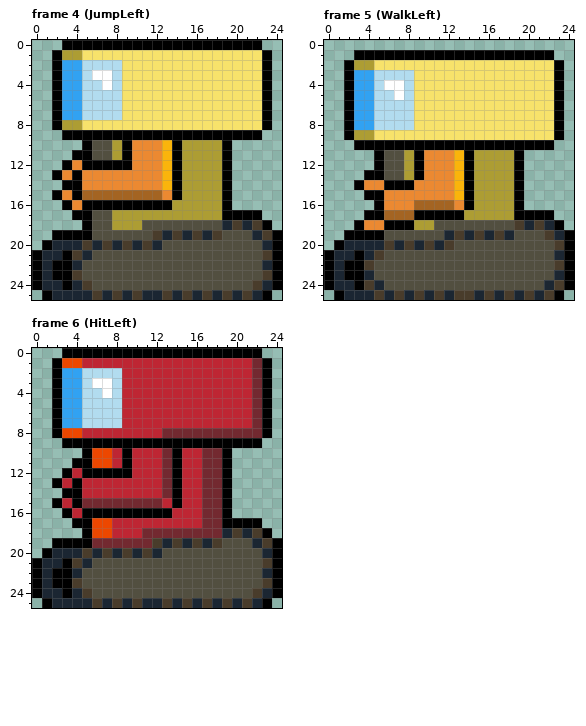
Pixel-art file -- assets/roller-robot.aseprite. The picture above was drawn from the file before the commit.
25x26 pixels, 6 frames. Shown: frame 4 (JumpLeft), frame 5 (WalkLeft), frame 6 (HitLeft).
And afterwards:
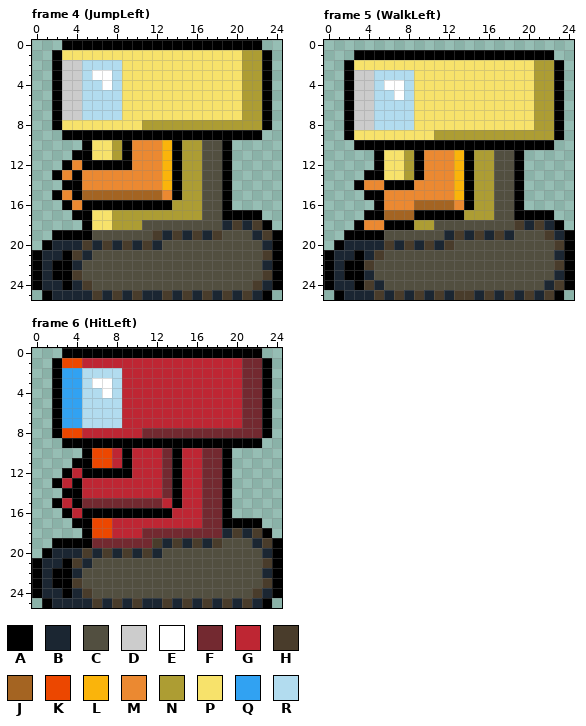
Palette (. is transparent): A #000000  B #1b2632  C #524f40  D #cccccc  E #ffffff  F #732930  G #be2633  H #493c2b  J #a46422  K #ec4700  L #fab40b  M #eb8931  N #ad9d33  P #f7e26b  Q #31a2f2  R #b2dcef
Log entry: Hit image for roller bot Screen shake for roller bot
What changed:
Changed rows in their new state; - is an unchanged pixel.
Frame 4 (JumpLeft), layer "Body":
first column x 3:
 1 PP----------------NN
 2 DD----------------NN
 3 DD----------------NN
 4 DD----------------NN
 5 DD----------------NN
 6 DD----------------NN
 7 DD----------------NN
 8 PP------NNNNNNNNNNNN
10 ---PP---------CC----
11 ---PP---------CC----
12 --------------CC----
13 --------------CC----
14 --------------CC----
15 --------------CC----
16 --------------CC----
17 ---PP---------CC----
18 ---PP---------------
Frame 5 (WalkLeft), layer "Body":
first column x 3:
 2 PP----------------NN
 3 DD----------------NN
 4 DD----------------NN
 5 DD----------------NN
 6 DD----------------NN
 7 DD----------------NN
 8 DD----------------NN
 9 PP------NNNNNNNNNNNN
11 ---PP---------CC----
12 ---PP---------CC----
13 ---PP---------CC----
14 --------------CC----
15 --------------CC----
16 --------------CC----
17 --------------CC----
Frame 6 (HitLeft), layer "Body":
first column x 11:
 1 ----------F
 2 ----------F
 3 ----------F
 4 ----------F
 5 ----------F
 6 ----------F
 7 ----------F
 8 FF---------
Changed places in both pictures, as pixel boxes (x1, y1, x2, y2):
changed: (62, 50, 262, 230)
changed: (354, 60, 554, 220)
changed: (242, 358, 252, 428)
changed: (142, 428, 162, 438)
